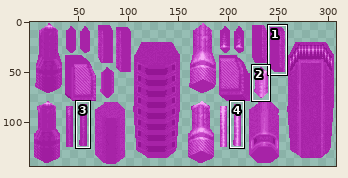
One commit to this sprite sheet: qw/textures/models/g_light_0.png. The first picture is a wide view before the edit; the outline marks the close-up.
Close-up. Earlier state:
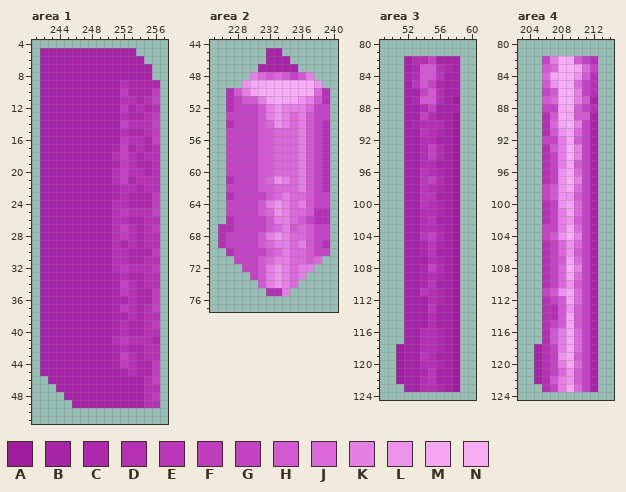
The file is 308x144 pixels. Colours within 5 levels of each other are drawn and written as one. Shown: area 1: x 241..257, y 4..51; area 2: x 225..240, y 44..77; area 3: x 49..60, y 80..124; area 4: x 203..214, y 80..124. The wide view leaves out empty margins. The commit also changed other parts of the picture, which this record leaves out.
Palette (. is transparent): A #a01da0  B #a723a7  C #ad28ad  D #b530b5  E #ba36ba  F #bf3cbf  G #c443c4  H #d259d2  J #db68db  K #e57fe5  L #ed92ed  M #f4a6f4  N #f6adf6
And afterwards:
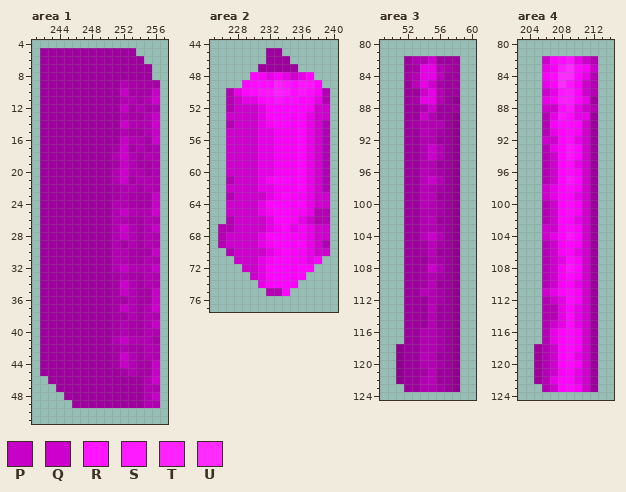
Colours new in this view: P #c600c6  Q #ce00ce  R #ff15ff  S #ff1bff  T #ff22ff  U #ff2bff
What changed:
colour A: #a01da0 -> #900090
colour B: #a723a7 -> #9d009d
colour C: #ad28ad -> #a600a6
colour D: #b530b5 -> #b300b3
colour E: #ba36ba -> #bb00bb
colour H: #d259d2 -> #e801e8
colour J: #db68db -> #f802f8
colour K: #e57fe5 -> #ff05ff
colour M: #f4a6f4 -> #ff0bff
Changed rows in their new state; - is a pixel that keeps its letter.
Area 1:
first column x 252:
10 P---P
11 ----Q
12 P----
13 ----P
14 Q---Q
15 ----P
16 P---Q
17 Q----
18 Q----
19 P----
20 Q----
21 Q----
23 ----P
24 ----P
25 P---Q
27 Q---P
28 P----
30 ----P
32 P---P
34 Q----
35 P---P
36 ----P
37 P---Q
39 ----P
41 P----
43 Q----
44 P---P
45 ----P
46 ----Q
48 ----P
Area 2:
first column x 227:
48 --------Q----
49 --K--MTRMRRK-
50 ----RRTSMRM--
51 -Q----R--K---
52 -QQQ--K----QQ
53 QQQQ--K----QQ
54 -QQQ--K----Q-
55 QQQQ-------Q-
56 QQQQ-------Q-
57 QQQQ-------Q-
58 QQQQ-------Q-
59 QQQQ-------Q-
60 QQQQ-------Q-
61 -QQQ--K----Q-
62 QQQQ-------Q-
63 -QQQQ------QQ
64 QQQQ--K----QQ
65 QQQQ--K------
66 -QQQQ-----Q--
67 -QQQQ------QQ
68 QQQQ--K----QQ
69 QQQQ-------Q-
70 -QQQQ------QQ
71 -QQQ---------
72 --QQ--K------
73 ---Q--K------
74 ------K------
Area 3:
first column x 54:
 82 -Q
 85 -Q
 86 Q-
 88 -Q
 89 Q-
first column x 55:
 93 Q
 94 Q
 97 Q
first column x 55:
104 Q
first column x 55:
108 Q
Area 4:
first column x 206:
 82 Q-MR-Q-
 83 --SU--Q
 84 --UUK--
 85 -KUR-Q-
 86 Q-RS-Q-
 87 --SS---
 88 QQ-R-Q-
 89 --R----
 90 ---M-Q-
 91 --K--Q-
 92 QQ---Q-
 93 ---R-Q-
 94 -Q-R-Q-
 95 -Q---Q-
 96 -QK--Q-
 97 -QKR-Q-
 98 Q-K--Q-
 99 Q-KK-Q-
100 -QK--Q-
101 -Q---Q-
102 -Q-K-Q-
103 QQ---Q-
104 Q-KR-Q-
105 -Q-K-Q-
106 -Q-K-Q-
107 -Q---Q-
108 -Q-R-Q-
109 -Q---Q-
110 -Q-K-Q-
111 Q-K--Q-
112 -Q---Q-
113 ---K-Q-
114 -----Q-
115 -Q---Q-
116 -----Q-
117 -----Q-
118 -Q---Q-
119 -QK--Q-
120 -Q---Q-
121 -Q-K-Q-
122 ---K-Q-
123 -Q---Q-
